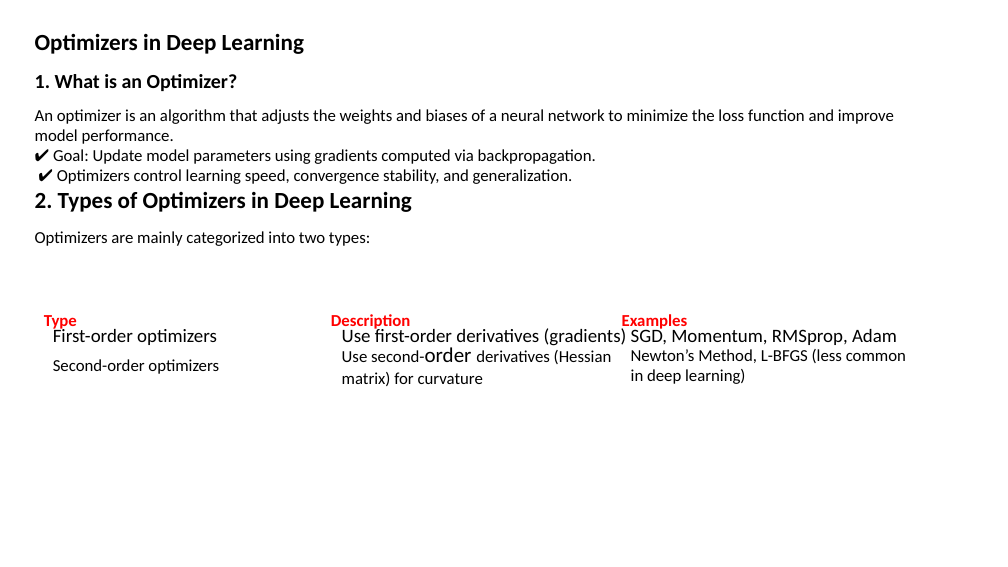
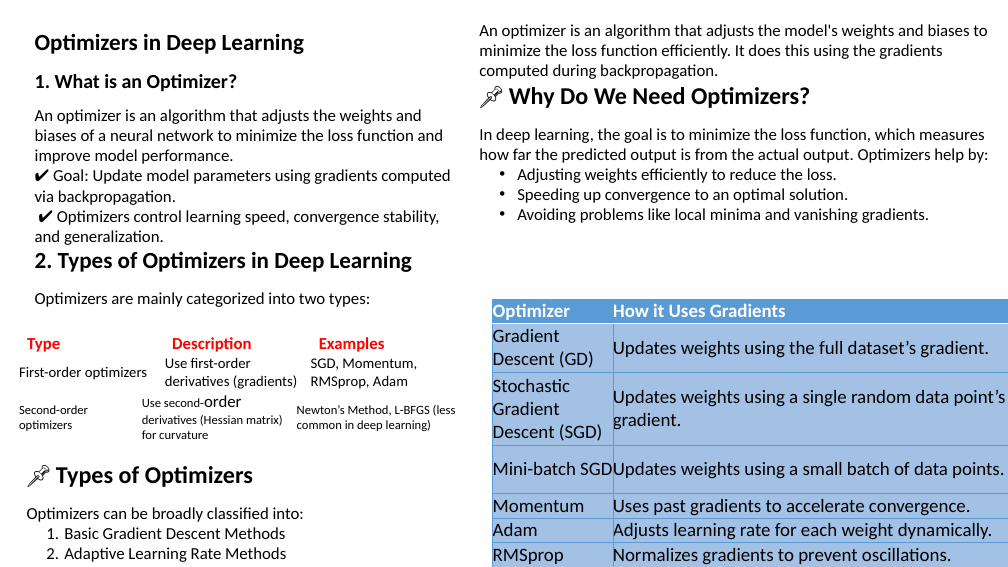
Before and after one commit to shahil04/ds_materials, a slide deck: slide 49 of 9.Deep_learning/class_3_module_9_deep learning_Loss_Functions Gradient Descent.pptx (slide 18 before the commit). Drawn at 1008x567 pixels with LibreOffice and Linux fonts; fonts in the diff are those of the drawing. Boxes give left, top, right and bottom in pixels: in the first picture for what was removed or moved away, otherwise in the second. Text is boxed around its words. In the diff, an @@ line names an element or a change of style, - is before the commit and + after.

Commit message:
deep learning

```diff
--- a/9.Deep_learning/class_3_module_9_deep learning_Loss_Functions Gradient Descent.pptx
+++ b/9.Deep_learning/class_3_module_9_deep learning_Loss_Functions Gradient Descent.pptx
@@ text "Optimizers in Deep Learning" rewrapped from bbox=[35, 33, 894, 246] to bbox=[35, 33, 450, 307] @@
@@ text added at bbox=[479, 24, 989, 223], 16 pt, text #000000 @@
+An optimizer is an algorithm that adjusts the model's weights and biases to minimize the loss function efficiently. It does this using the gradients computed during backpropagation.
+📌 Why Do We Need Optimizers?
+In deep learning, the goal is to minimize the loss function, which measures how far the predicted output is from the actual output. Optimizers help by:
+  • Adjusting weights efficiently to reduce the loss.
+  • Speeding up convergence to an optimal solution.
+  • Avoiding problems like local minima and vanishing gradients.
@@ table added at bbox=[493, 299, 1008, 567], 7 rows, 2 columns @@
+Optimizer | How it Uses Gradients
+Gradient Descent (GD) | Updates weights using the full dataset’s gradient.
+Stochastic Gradient Descent (SGD) | Updates weights using a single random data point’s gradient.
+Mini-batch SGD | Updates weights using a small batch of data points.
+Momentum | Uses past gradients to accelerate convergence.
+Adam | Adjusts learning rate for each weight dynamically.
+RMSprop | Normalizes gradients to prevent oscillations.
@@ table at bbox=[19, 355, 457, 393] @@
@@ size 18 to 14 pt @@
@@ table: place and size @@
-table at bbox=[53, 325, 920, 378]
+table at bbox=[19, 355, 457, 393]
@@ table: place and size @@
-table at bbox=[44, 311, 911, 335]
+table at bbox=[27, 333, 465, 356]
@@ table at bbox=[19, 390, 491, 445] @@
@@ size 16 to 12 pt @@
@@ size 20 to 16 pt in "second-order" @@
@@ table: place and size @@
-table at bbox=[53, 339, 920, 393]
+table at bbox=[19, 390, 491, 445]
@@ text added at bbox=[27, 466, 304, 562], 16 pt, text #000000 @@
+📌 Types of Optimizers
+Optimizers can be broadly classified into:
+  1. Basic Gradient Descent Methods
+  2. Adaptive Learning Rate Methods
```
Also in this commit, not shown: 12 other slides changed, 35 slides added, 1 slide removed, 22 other files.
